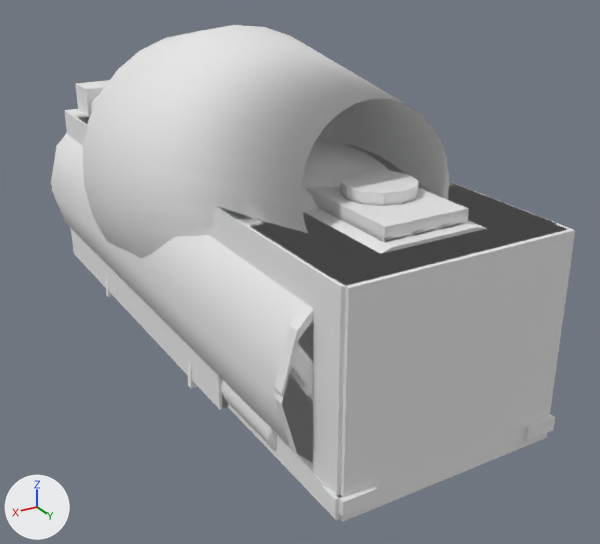
Two versions of the COLLADA model objects3d/truckPayload.dae, one commit apart.
One viewpoint serves both versions: a camera (50 mm lens) standing at (54.0, 114.3, 60.1) and looking at (-3.4, 18.6, 12.3). Every picture has the same lights, and +X, +Y and +Z are marked at lower left. Where no turn or scale is listed for an object, it has been applied to the vertices.

Names of what the first picture shows: 'container023', 'container027', 'container033', 'container034', 'container035', 'container036', 'container037', 'container038', 'container15', 'container16'.
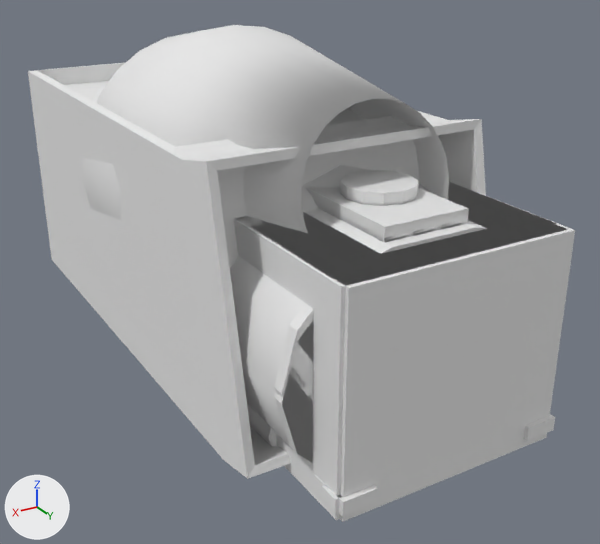
Commit message: another attempt to fix the ai garbage truck added

Pixel boxes [x1, y1, x2, y2] of what changed, in the pictures (600 x 544 px):
'container39', added: after [28, 62, 486, 479]
'container036', unchanged, covered by the edit: before [52, 191, 313, 462]; after [242, 219, 467, 462]
'container027', unchanged, covered by the edit: before [71, 229, 228, 410]
'container15', unchanged, covered by the edit: before [301, 135, 389, 212]; after [301, 165, 370, 212]

The edits, one by one:
Mesh me_container39mesh is new.
It has 40 vertices, 76 faces and spans x 0.0..36.6, y -30.7..46.5, z -17.0..18.3.
It uses material mat_01___default (its picture is missing).
Object 'container39' (ob_container39) is new; it shows me_container39mesh.
Its location is (-16.1, 0.7, 19.1).
